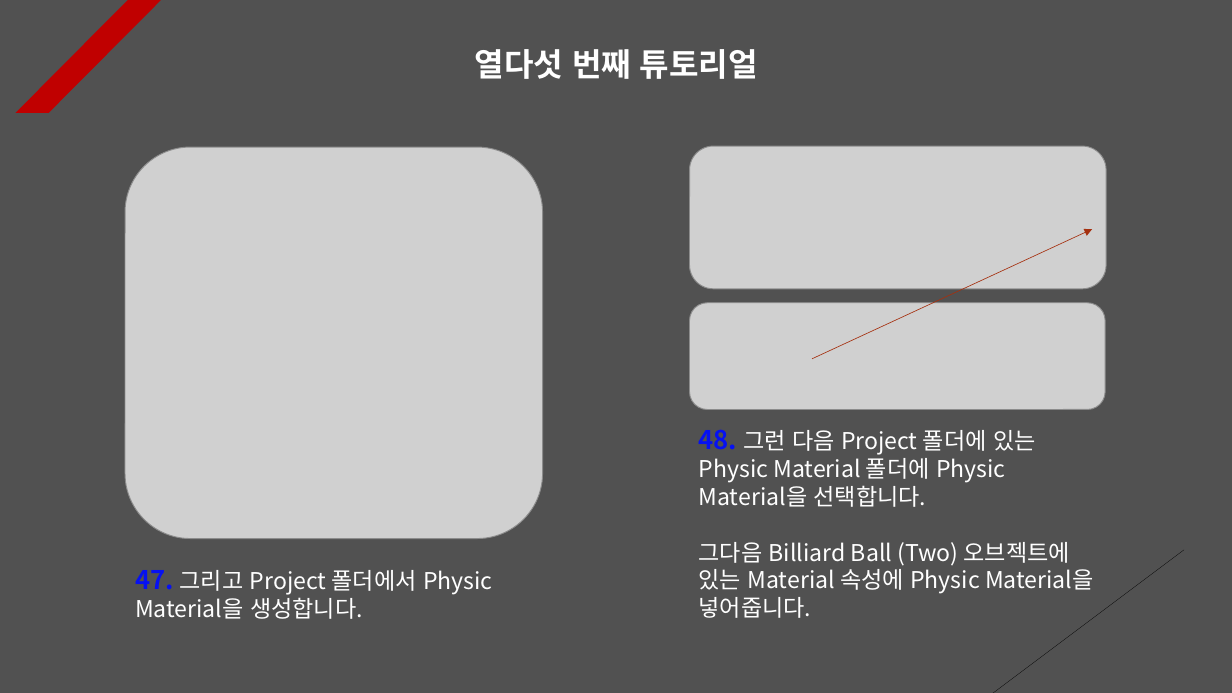
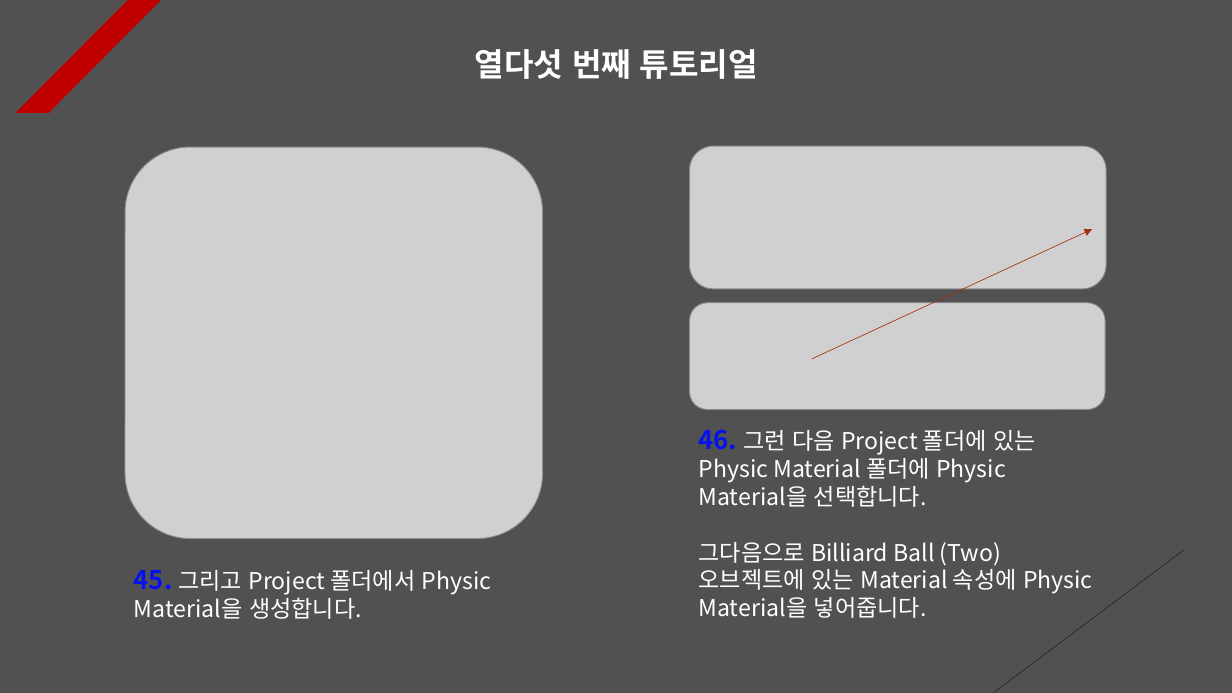
Before and after one commit to Unity2033/3D-UnityEngine, a slide deck: slide 18 of Assets/Physics/PPT Data/Physics Example.pptx (slide 16 before the commit). Drawn at 1232x693 pixels with LibreOffice and Linux fonts; fonts in the diff are those of the drawing; grey boxes stand for pictures. Boxes give left, top, right and bottom in pixels: in the first picture for what was removed or moved away, otherwise in the second. Text is boxed around its words. In the diff, an @@ line names an element or a change of style, - is before the commit and + after.

```diff
--- a/Assets/Physics/PPT Data/Physics Example.pptx
+++ b/Assets/Physics/PPT Data/Physics Example.pptx
@@ text at (x1=699, y1=429, x2=1093, y2=618): text changed @@
-48. 그런 다음 Project 폴더에 있는 Physic Material 폴더에 Physic Material을 선택합니다.
-그다음 Billiard Ball (Two) 오브젝트에 있는 Material 속성에 Physic Material을 넣어줍니다.
+46. 그런 다음 Project 폴더에 있는 Physic Material 폴더에 Physic Material을 선택합니다.
+그다음으로 Billiard Ball (Two) 오브젝트에 있는 Material 속성에 Physic Material을 넣어줍니다.
@@ text at (x1=134, y1=570, x2=492, y2=619): text changed @@
-47. 그리고 Project 폴더에서 Physic Material을 생성합니다.
+45. 그리고 Project 폴더에서 Physic Material을 생성합니다.
```
Also in this commit, not shown: 13 other slides changed, 2 slides added, 22 other files.
